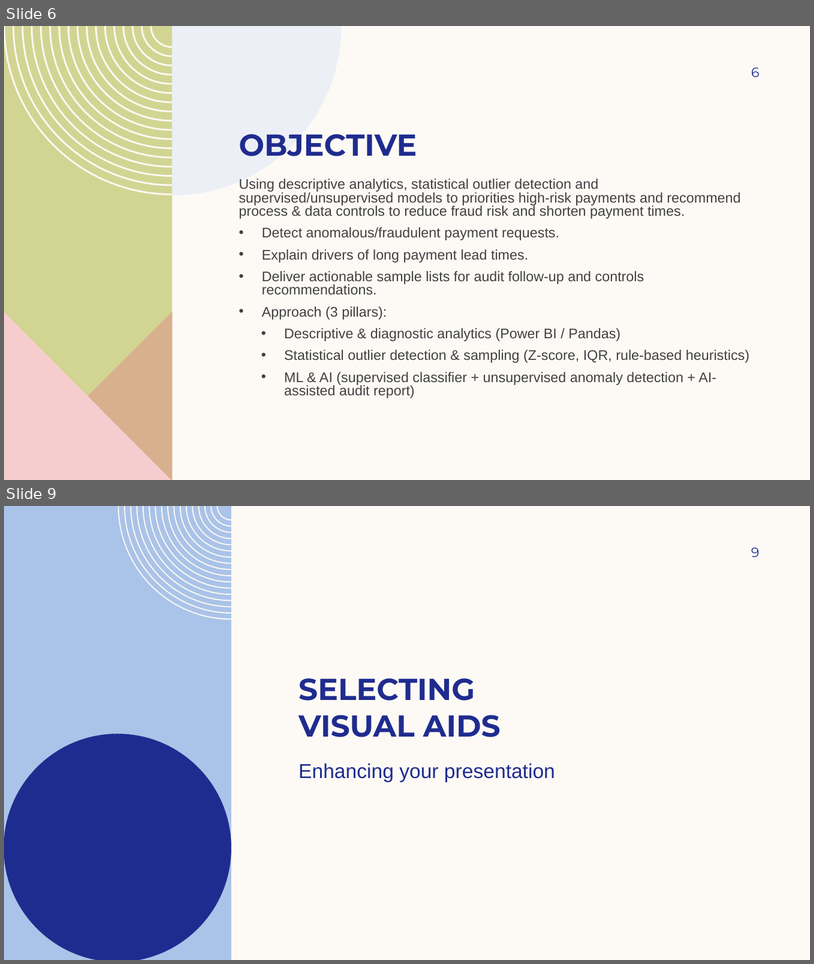
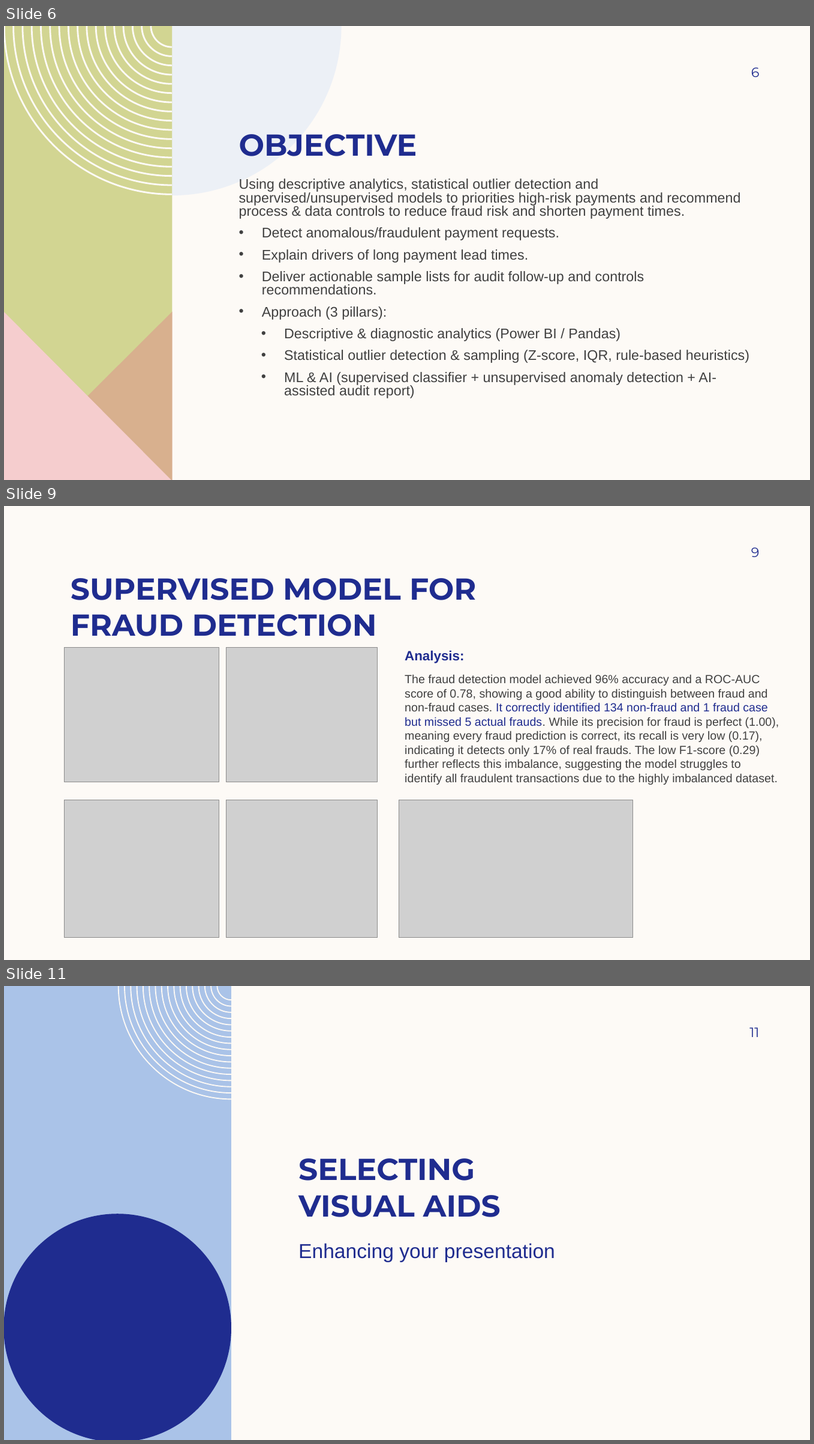
Before and after one commit to bsharma06/bupa_case_study, a slide deck: docs/presentation_v1.0.pptx. Shown one above the other, each under a label of ours: slides 6 and 9 before the commit, slides 6, 9 and 11 after it; the slides between them are not shown. The pictures are 814x964 and 814x1444 pixels, drawn with LibreOffice and Linux fonts; fonts in the diff are those of the drawing; grey boxes stand for pictures; background and template pictures are left out. Boxes give left, top, right and bottom in pixels: in the first picture for what was removed or moved away, otherwise in the second. Text is boxed around its words. In the diff, an @@ line names an element or a change of style, - is before the commit and + after.

Commit message:
model refinement and ppt update

```diff
--- a/docs/presentation_v1.0.pptx
+++ b/docs/presentation_v1.0.pptx
@@ slide 9 added at [4, 506, 810, 960], background #FDFAF6 @@
@@ page number added at [752, 547, 760, 557], 16 pt, text #1F2C8F @@
+9
@@ title added at [71, 578, 476, 636], 36 pt, text #1F2C8F, bold @@
+SUPERVISED MODEL FOR FRAUD DETECTION
@@ picture added at [65, 647, 219, 781] @@
@@ picture added at [227, 647, 378, 781] @@
@@ text added at [405, 650, 780, 784], 14 pt, text #404040 @@
+Analysis:
+The fraud detection model achieved 96% accuracy and a ROC-AUC score of 0.78, showing a good ability to distinguish between fraud and non-fraud cases. It correctly identified 134 non-fraud and 1 fraud case but missed 5 actual frauds. While its precision for fraud is perfect (1.00), meaning every fraud prediction is correct, its recall is very low (0.17), indicating it detects only 17% of real frauds. The low F1-score (0.29) further reflects this imbalance, suggesting the model struggles to identify all fraudulent transactions due to the highly imbalanced dataset.
@@ picture added at [65, 799, 219, 937] @@
@@ picture added at [227, 799, 378, 937] @@
@@ picture added at [399, 799, 633, 937] @@
@@ what was slide 9 is now slide 11 @@
@@ page number at [750, 1027, 759, 1037]: text changed @@
-9
+11
```
Also in this commit, not shown: 3 slides changed, 1 other slide added, 4 other files.
